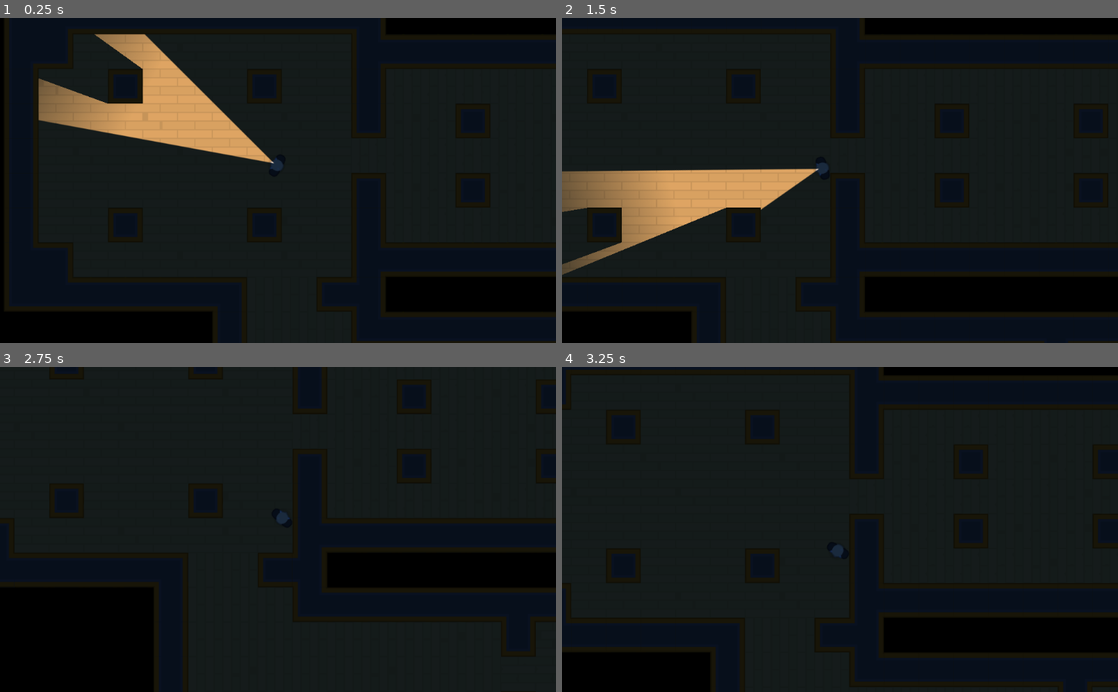
Above: before the commit, frames 1-4 (two rows, left to right).
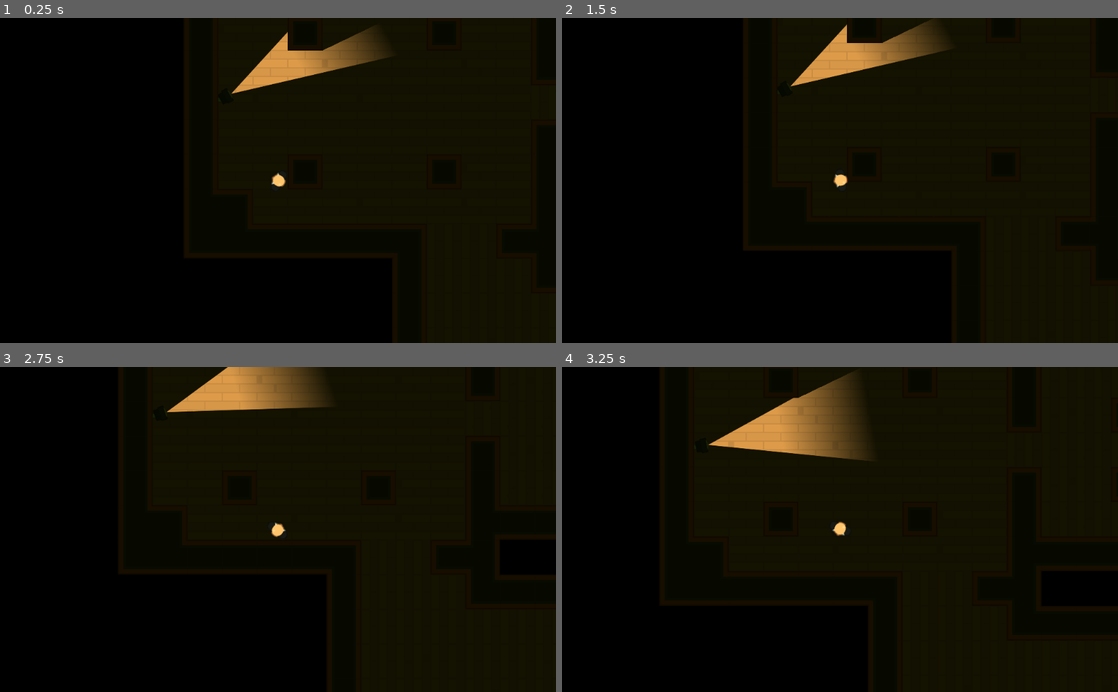
Above: after the commit, the same moments.

Repository: Roopaish/Godot-Game-Development
Game: Godot game, scene res://Scenes/Levels/Level1.tscn
Two runs of this game, one before a commit and one after it. Both use one fixed random seed, a clock stepped at 60 frames per second and the inputs below.
Inputs (mouse positions are in pixels of both pictures, inside the frame that each line leads up to):
- Up to frame 1 (0.25 s): no input
- Up to frame 2 (1.5 s): tap Enter at 0.5 s; move the mouse to (962, 164) at 0.52 s; hold Right (ui_right) 0.53-1.28 s; tap Space (ui_select) at 0.6, 0.77, 1.07, 1.35 s; move the mouse to (728, 196) at 1.27 s; hold Down (ui_down) from 1.28 s (still down)
- Up to frame 3 (2.75 s): tap Space (ui_select) at 1.52, 1.82, 2.1 s; move the mouse to (333, 458) at 2.02 s; release Down (ui_down) at 2.03 s; hold Right (ui_right) from 2.03 s (still down)
- Up to frame 4 (3.25 s): move the mouse to (812, 594) at 2.77 s; release Right (ui_right) at 2.78 s; hold Up (ui_up) from 2.78 s (still down); tap Space (ui_select) at 2.85, 3.02 s

The runs differ from the first frame. In frame 1, 72% of the frame differs, in the area x 1-100%, y 0-100%; in frame 2, 72%, in the area x 0-100%, y 0-100%; in frame 3, 66%; in frame 4, 70%.

Commit message:
Player Detection

Diff:
--- a/Heist Meisters/Scenes/Characters/Character.tscn
+++ b/Heist Meisters/Scenes/Characters/Character.tscn
@@ -26,5 +26,4 @@
 shape = SubResource( 1 )
 
 [node name="LightOccluder2D" type="LightOccluder2D" parent="."]
-visible = false
 occluder = SubResource( 2 )
--- a/Heist Meisters/Scenes/Characters/Player.tscn
+++ b/Heist Meisters/Scenes/Characters/Player.tscn
@@ -1,9 +1,8 @@
-[gd_scene load_steps=5 format=2]
+[gd_scene load_steps=4 format=2]
 
 [ext_resource path="res://Scenes/Characters/Character.tscn" type="PackedScene" id=1]
 [ext_resource path="res://GFX/PNG/Hitman 1/hitman1_stand.png" type="Texture" id=2]
 [ext_resource path="res://Scripts/Player.gd" type="Script" id=3]
-[ext_resource path="res://Scenes/Torch.tscn" type="PackedScene" id=4]
 
 [node name="Player" instance=ExtResource( 1 )]
 position = Vector2( 2.83654, 0.33371 )
@@ -12,5 +11,5 @@
 [node name="Sprite" parent="." index="0"]
 texture = ExtResource( 2 )
 
-[node name="Torch" parent="." index="2" instance=ExtResource( 4 )]
-offset = Vector2( 320, 0 )
+[node name="Light2D" type="Light2D" parent="." index="3"]
+texture = ExtResource( 2 )
--- /dev/null
+++ b/Heist Meisters/Scenes/Characters/SecurityCamera.tscn
@@ -0,0 +1,73 @@
+[gd_scene load_steps=8 format=2]
+
+[ext_resource path="res://GFX/PNG/Tiles/tile_463.png" type="Texture" id=1]
+[ext_resource path="res://GFX/PNG/Tiles/tile_536.png" type="Texture" id=2]
+[ext_resource path="res://Scenes/Torch.tscn" type="PackedScene" id=3]
+[ext_resource path="res://Scripts/PlayerDetection.gd" type="Script" id=4]
+
+[sub_resource type="RectangleShape2D" id=1]
+
+[sub_resource type="Animation" id=2]
+length = 0.001
+tracks/0/type = "value"
+tracks/0/path = NodePath(".:rotation_degrees")
+tracks/0/interp = 1
+tracks/0/loop_wrap = true
+tracks/0/imported = false
+tracks/0/enabled = true
+tracks/0/keys = {
+"times": PoolRealArray( 0 ),
+"transitions": PoolRealArray( 1 ),
+"update": 0,
+"values": [ 0.0 ]
+}
+
+[sub_resource type="Animation" id=3]
+resource_name = "SecurityCameraScan"
+length = 12.0
+loop = true
+step = 2.0
+tracks/0/type = "value"
+tracks/0/path = NodePath(".:rotation_degrees")
+tracks/0/interp = 1
+tracks/0/loop_wrap = true
+tracks/0/imported = false
+tracks/0/enabled = true
+tracks/0/keys = {
+"times": PoolRealArray( 0, 2, 6, 8 ),
+"transitions": PoolRealArray( 1, 1, 1, 1 ),
+"update": 0,
+"values": [ -30.0, -30.0, 30.0, 30.0 ]
+}
+
+[node name="SecurityCamera" type="Node2D"]
+
+[node name="Sprite" type="Sprite" parent="."]
+position = Vector2( -1.73, 0 )
+scale = Vector2( 0.2, 0.5 )
+texture = ExtResource( 1 )
+
+[node name="CameraBody" type="KinematicBody2D" parent="."]
+collision_layer = 4
+collision_mask = 3
+script = ExtResource( 4 )
+
+[node name="Sprite" type="Sprite" parent="CameraBody"]
+position = Vector2( 11.2231, -0.0743256 )
+rotation = 1.5708
+scale = Vector2( 0.5, 0.5 )
+texture = ExtResource( 2 )
+
+[node name="CollisionShape2D" type="CollisionShape2D" parent="CameraBody"]
+position = Vector2( 10.4799, -0.0743275 )
+shape = SubResource( 1 )
+disabled = true
+
+[node name="Torch" parent="CameraBody" instance=ExtResource( 3 )]
+scale = Vector2( 0.5, 0.5 )
+offset = Vector2( 360, 0 )
+
+[node name="AnimationPlayer" type="AnimationPlayer" parent="CameraBody"]
+autoplay = "SecurityCameraScan"
+anims/RESET = SubResource( 2 )
+anims/SecurityCameraScan = SubResource( 3 )
--- a/Heist Meisters/Scenes/Levels/Level1.tscn
+++ b/Heist Meisters/Scenes/Levels/Level1.tscn
@@ -1,8 +1,9 @@
-[gd_scene load_steps=4 format=2]
+[gd_scene load_steps=5 format=2]
 
 [ext_resource path="res://Scenes/Characters/Player.tscn" type="PackedScene" id=1]
 [ext_resource path="res://Tilesets/AutoTileWalls.tres" type="TileSet" id=2]
 [ext_resource path="res://Tilesets/FloorTiles.tres" type="TileSet" id=3]
+[ext_resource path="res://Scenes/Characters/SecurityCamera.tscn" type="PackedScene" id=4]
 
 [node name="Level1" type="Node"]
 
@@ -12,18 +13,29 @@
 tile_data = PoolIntArray( 65538, 0, 0, 65539, 0, 0, 65540, 0, 0, 65541, 2, 0, 65542, 0, 0, 65543, 0, 0, 65544, 0, 0, 65 …(3679 unchanged characters)…
 
 [node name="Player" parent="." instance=ExtResource( 1 )]
-position = Vector2( 501.765, 305.235 )
+position = Vector2( 209.302, 432.078 )
 
 [node name="Camera2D" type="Camera2D" parent="Player"]
-position = Vector2( -133.248, -28.8474 )
 current = true
-drag_margin_h_enabled = true
-drag_margin_v_enabled = true
+
+[node name="SecurityCameras" type="Node2D" parent="."]
+
+[node name="SecurityCamera1" parent="SecurityCameras" instance=ExtResource( 4 )]
+position = Vector2( 67.8728, 282.843 )
+
+[node name="SecurityCamera2" parent="SecurityCameras" instance=ExtResource( 4 )]
+position = Vector2( 993.276, 442.772 )
+rotation = -1.59763
+
+[node name="SecurityCamera3" parent="SecurityCameras" instance=ExtResource( 4 )]
+position = Vector2( 1075.47, 130.957 )
+rotation = 1.5708
 
 [node name="Walls" type="TileMap" parent="."]
 tile_set = ExtResource( 2 )
+collision_layer = 2
 format = 1
 tile_data = PoolIntArray( 0, 1, 7, 1, 1, 262149, 2, 1, 2, 3, 1, 2, 4, 1, 2, 5, 1, 2, 6, 1, 2, 7, 1, 2, 8, 1, 2, 9, 1, 2 …(2467 unchanged characters)…
 
 [node name="CanvasModulate" type="CanvasModulate" parent="."]
-color = Color( 0.105882, 0.203922, 0.376471, 1 )
+color = Color( 0.101961, 0.133333, 0.0235294, 1 )
--- a/Heist Meisters/Scripts/Player.gd
+++ b/Heist Meisters/Scripts/Player.gd
@@ -23,12 +23,12 @@
 	else:
 		motion.x = lerp(motion.x, 0, FRICTION)
 
-func _input(event):
-	if Input.is_action_just_pressed("ui_select"):
-		toggle_torch()
-
-func toggle_torch():
-	if $Torch.enabled:
-		$Torch.enabled = false
-	else:
-		$Torch.enabled = true
+#func _input(event):
+#	if Input.is_action_just_pressed("ui_select"):
+#		toggle_torch()
+#
+#func toggle_torch():
+#	if $Torch.enabled:
+#		$Torch.enabled = false
+#	else:
+#		$Torch.enabled = true
--- /dev/null
+++ b/Heist Meisters/Scripts/PlayerDetection.gd
@@ -0,0 +1,37 @@
+extends "res://Scripts/Character.gd"
+
+const FOV_TOLERANCE = 20 # Field of View angle, half-angle
+const MAX_DETECTION_RANGE = 320
+const RED = Color(1, .25, .25)
+const WHITE = Color(1, 1, 1)
+
+onready var Player = get_node("/root/Level1/Player")
+
+func _process(delta):
+	if Player_is_in_FOV_TOLERANCE() and Player_is_in_LOS():
+		$Torch.color = RED
+	else:
+		$Torch.color = WHITE
+
+# Detecting Player if in Field of View
+func Player_is_in_FOV_TOLERANCE():
+	var NPC_facing_direction = Vector2(1,0).rotated(global_rotation)
+	var direction_to_Player = (Player.position - global_position).normalized()
+
+	if abs(direction_to_Player.angle_to(NPC_facing_direction)) < deg2rad(FOV_TOLERANCE):
+		return true
+	else:
+		return false
+
+# Detecting Player if in Line of Sight
+func Player_is_in_LOS():
+	var space = get_world_2d().direct_space_state # get the 2d space
+	var LOS_obstacle = space.intersect_ray(global_position, Player.global_position, [self]) # cast a ray from NPC/Enemy/SecurityCamera to Player and exclude self
+
+	var distance_to_Player = Player.global_position.distance_to(global_position)
+	var Player_in_range = distance_to_Player < MAX_DETECTION_RANGE
+
+	if LOS_obstacle.collider == Player and Player_in_range:
+		return true
+	else:
+		return false
--- a/Heist Meisters/project.godot
+++ b/Heist Meisters/project.godot
@@ -49,6 +49,12 @@
  ]
 }
 
+[layer_names]
+
+2d_physics/layer_1="Player"
+2d_physics/layer_2="Walls"
+2d_physics/layer_3="SecurityCamera"
+
 [physics]
 
 common/enable_pause_aware_picking=true
Not shown, changed: README.md
